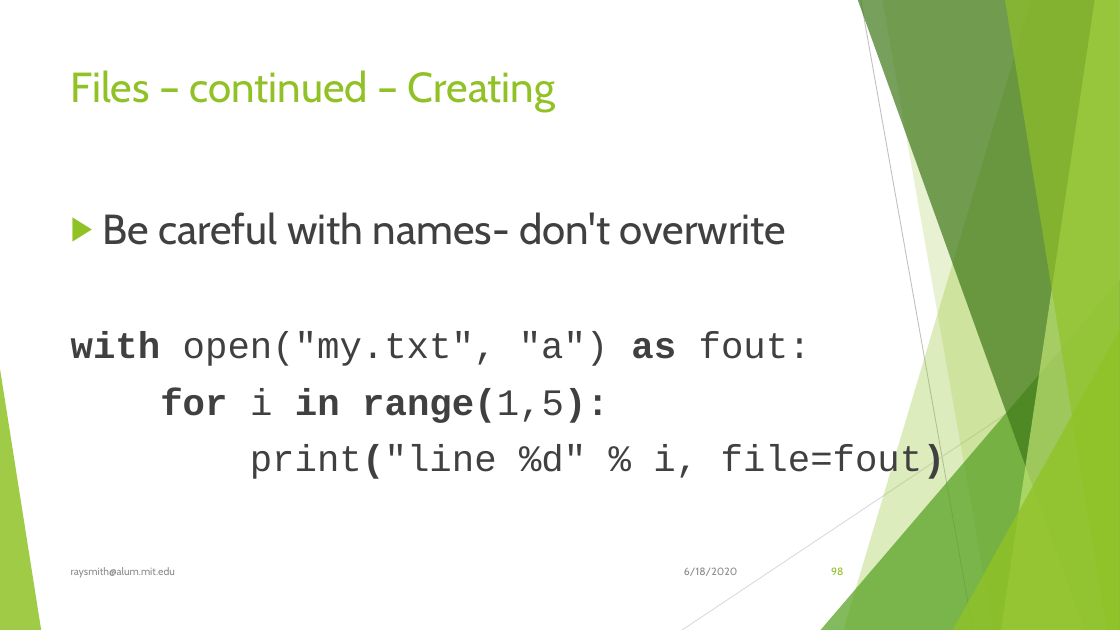
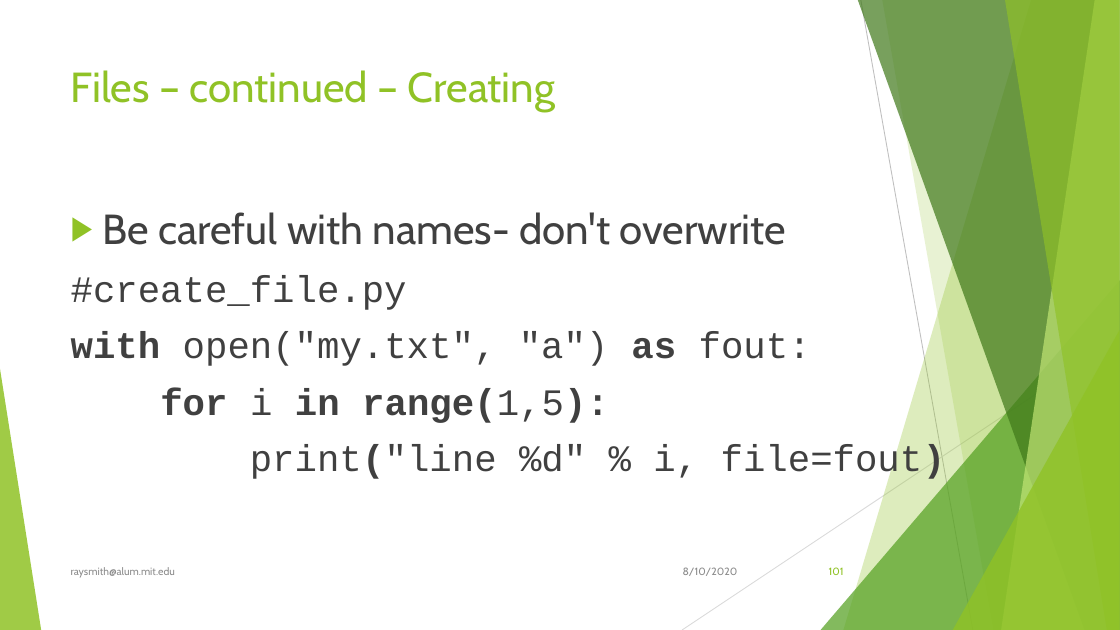
Before and after one commit to raysmith619/Introduction-To-Programming, a slide deck: slide 101 of Docs/Introduction to Proramming Using Python.pptx (slide 98 before the commit). Drawn at 1120x630 pixels with LibreOffice and Linux fonts; fonts in the diff are those of the drawing. Boxes give left, top, right and bottom in pixels: in the first picture for what was removed or moved away, otherwise in the second. Text is boxed around its words. In the diff, an @@ line names an element or a change of style, - is before the commit and + after.

```diff
--- a/Docs/Introduction to Proramming Using Python.pptx
+++ b/Docs/Introduction to Proramming Using Python.pptx
@@ text at (x1=71, y1=275, x2=407, y2=310): paragraph added @@
+#create_file.py
@@ text at (x1=683, y1=567, x2=738, y2=576): text changed @@
-6/18/2020
+8/10/2020
@@ page number at (x1=829, y1=567, x2=844, y2=575): text changed @@
-98
+101
```
Also in this commit, not shown: 104 other slides changed, 4 slides added, 1 other file.
